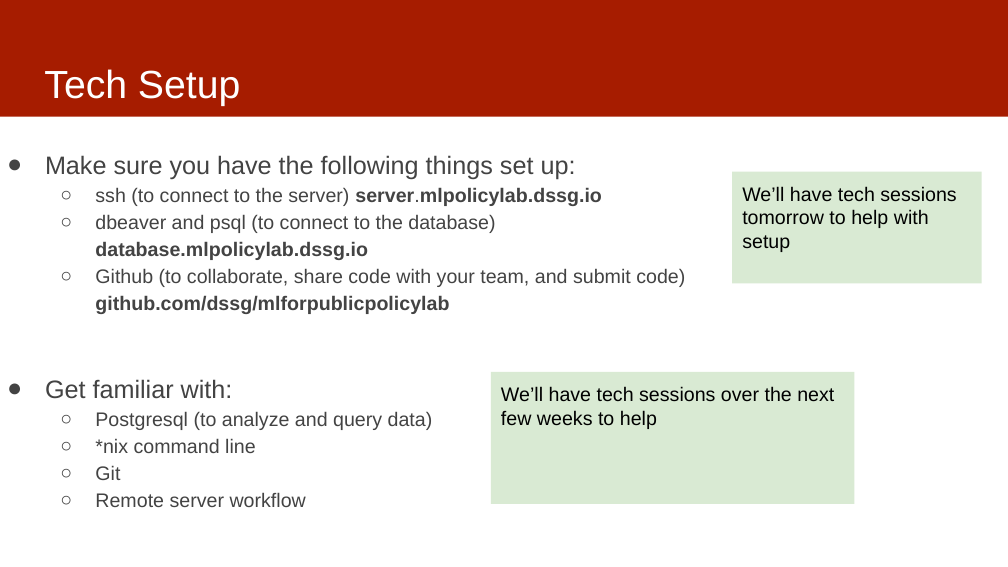
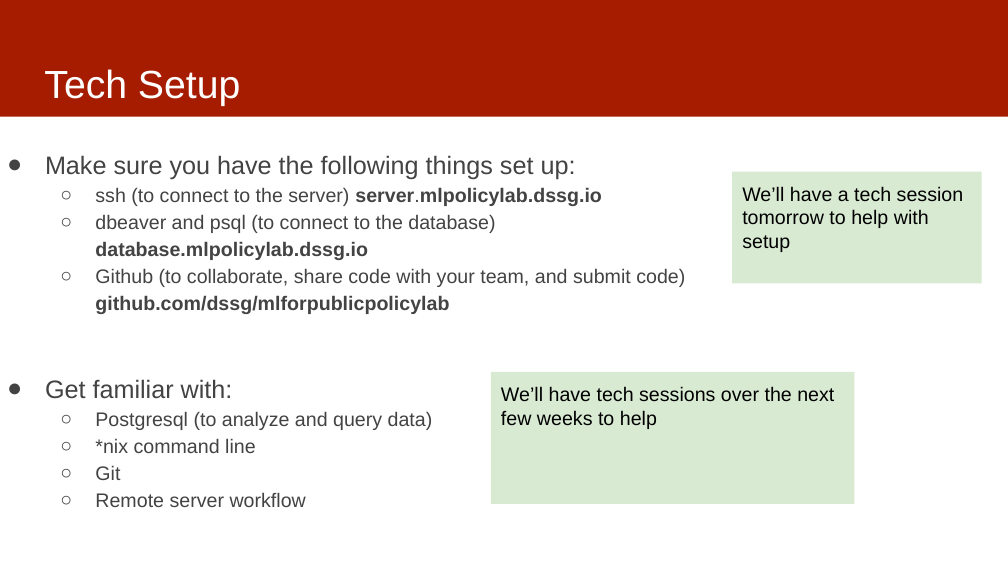
Before and after one commit to dssg/mlforpublicpolicylab, a slide deck: slide 14 of Lectures/01-ClassOverview.pptx. Drawn at 1008x567 pixels with LibreOffice and Linux fonts; fonts in the diff are those of the drawing. Boxes give left, top, right and bottom in pixels: in the first picture for what was removed or moved away, otherwise in the second. Text is boxed around its words. In the diff, an @@ line names an element or a change of style, - is before the commit and + after.

```diff
--- a/Lectures/01-ClassOverview.pptx
+++ b/Lectures/01-ClassOverview.pptx
@@ text in rectangle at <box>742,186,964,252</box>: text changed @@
-We’ll have tech sessions tomorrow to help with setup
+We’ll have a tech session tomorrow to help with setup
```
Also in this commit, not shown: 6 other slides changed, 2 other files.
